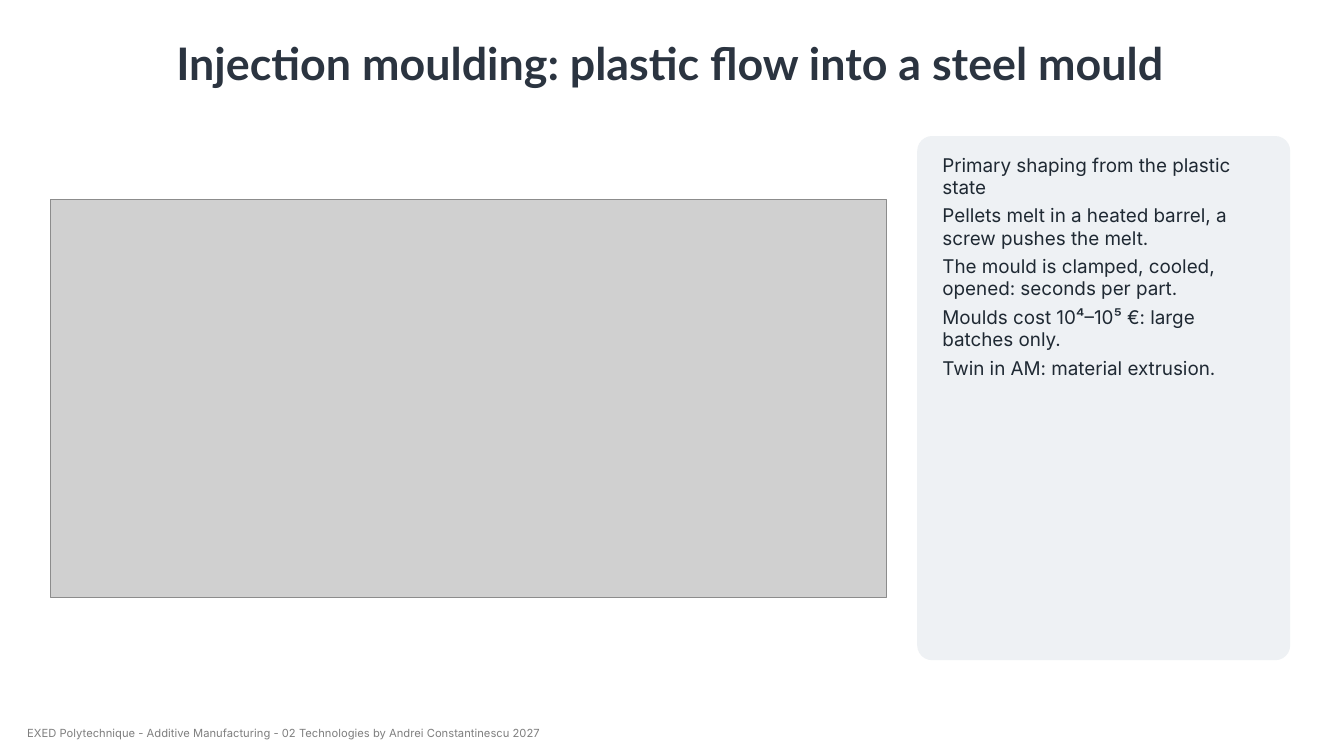
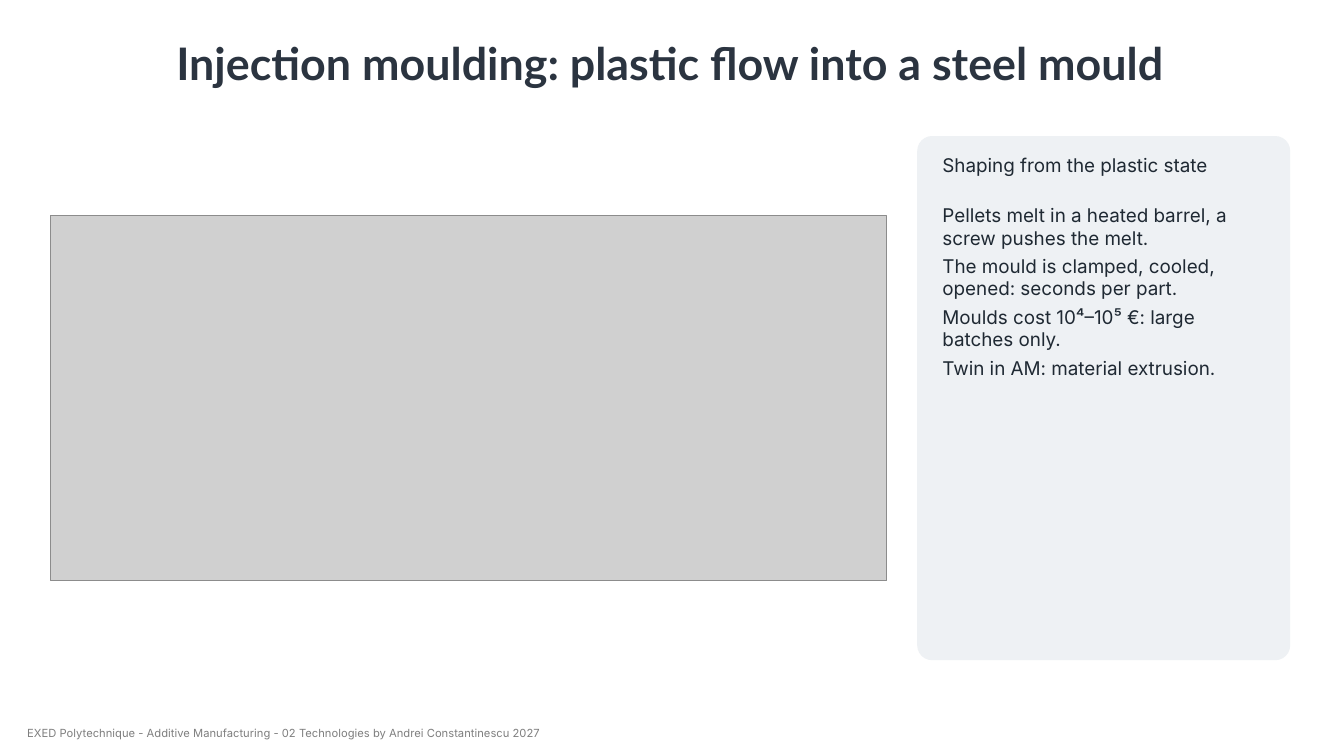
Before and after one commit to aconstant-lms/X-FabAdd, a slide deck: slide 16 of 02_technologies/slides/02_technologies.pptx. Drawn at 1344x756 pixels with LibreOffice and Linux fonts; fonts in the diff are those of the drawing; grey boxes stand for pictures. Boxes give left, top, right and bottom in pixels: in the first picture for what was removed or moved away, otherwise in the second. Text is boxed around its words. In the diff, an @@ line names an element or a change of style, - is before the commit and + after.

```diff
--- a/02_technologies/slides/02_technologies.pptx
+++ b/02_technologies/slides/02_technologies.pptx
@@ text at (942, 157, 1208, 176): text changed @@
-Primary shaping from the plastic state
+Shaping from the plastic state
@@ picture: place and size @@
-picture at (50, 200, 887, 598)
+picture at (50, 216, 887, 581)
```
Also in this commit, not shown: 3 other slides changed, 23 other files.
